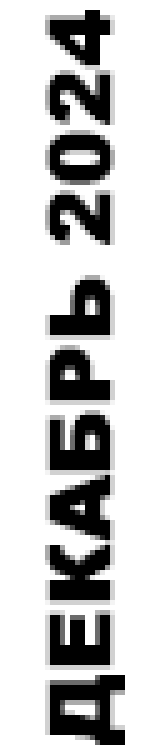
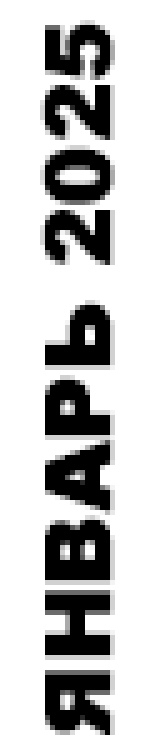
Layers edited between the first and the second 150 × 750 image:
renamed "ДЕКАБРЬ 2024" to "ЯНВАРЬ 2025", painted on it over left=40, top=10, right=125, bottom=745
